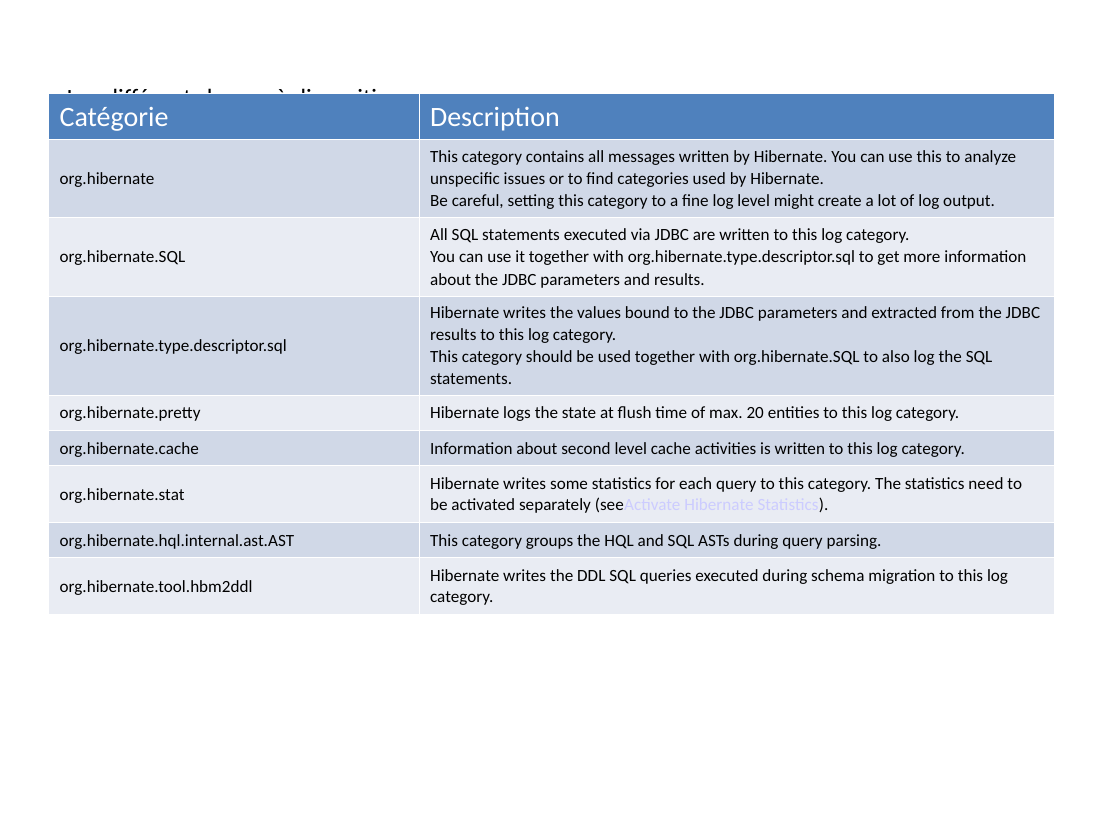
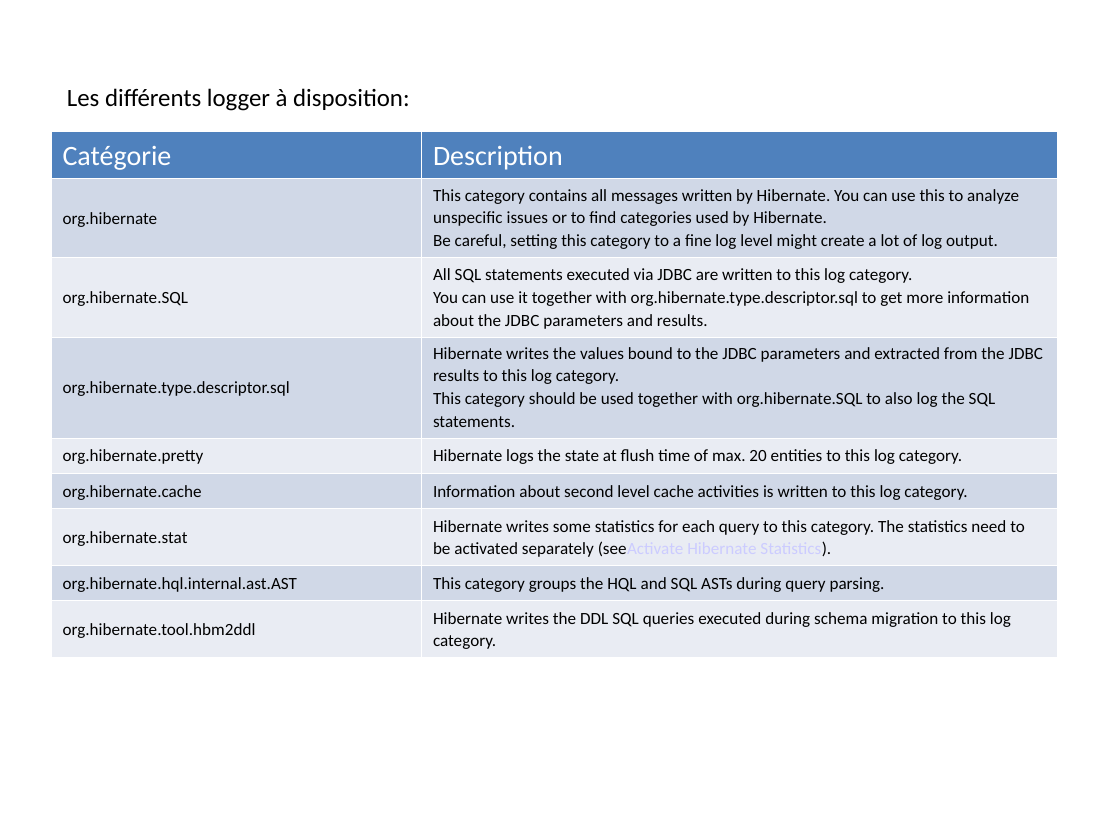
Before and after one commit to Pierre76400/demohibernate, a slide deck: slide 4 of src/main/resources/presentation/DemoHibernate.ppt. Drawn at 1120x840 pixels with LibreOffice and Linux fonts; fonts in the diff are those of the drawing. Boxes give left, top, right and bottom in pixels: in the first picture for what was removed or moved away, otherwise in the second. Text is boxed around its words. In the diff, an @@ line names an element or a change of style, - is before the commit and + after.

```diff
--- a/src/main/resources/presentation/DemoHibernate.ppt
+++ b/src/main/resources/presentation/DemoHibernate.ppt
@@ table at bbox=[52, 132, 1057, 653] @@
@@ line spacing 1.02 to 1.04 @@
@@ line spacing 1.06 to 1.08 @@
@@ table: place and size @@
-table at bbox=[48, 94, 1054, 615]
+table at bbox=[52, 132, 1057, 653]
```
Also in this commit, not shown: 3 other slides changed, 1 slide added, 1 slide removed, 3 other files.
